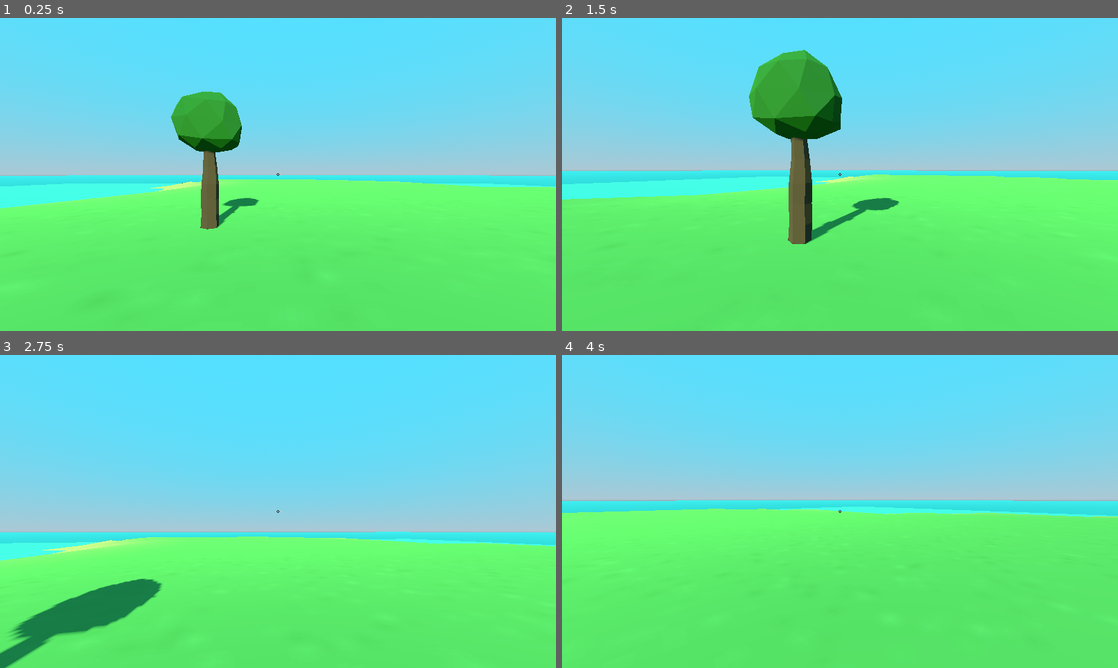
Above: before the commit, frames 1-4 (two rows, left to right).
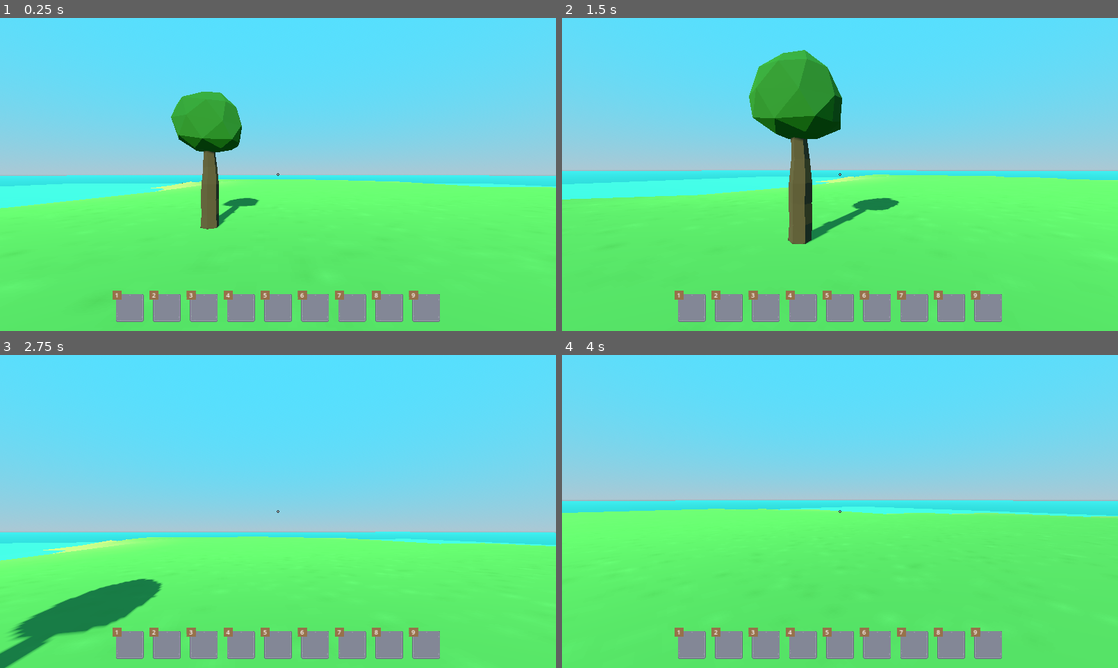
Above: after the commit, the same moments.

Repository: jrenato/survival_game
Game: Godot game, scene res://Game/main_game.tscn
Two runs of this game, one before a commit and one after it. Both use one fixed random seed, a clock stepped at 60 frames per second and the inputs below.
Inputs (mouse positions are in pixels of both pictures, inside the frame that each line leads up to):
- Up to frame 1 (0.25 s): no input
- Up to frame 2 (1.5 s): tap Enter at 0.5 s; move the mouse to (867, 174) at 0.52 s; hold W (move_forward) from 0.53 s (still down); tap E (interact) at 0.6 s; click (867, 174) at 0.67 s; tap Space (jump) at 0.77 s; move the mouse to (812, 174) at 1.27 s; tap Shift (sprint) at 1.35 s; click (812, 174) at 1.42 s
- Up to frame 3 (2.75 s): keep holding W (move_forward); tap Space (jump) at 1.52 s; move the mouse to (289, 505) at 2.02 s; tap E (interact) at 2.1 s; click (289, 505) at 2.17 s
- Up to frame 4 (4 s): keep holding W (move_forward); move the mouse to (834, 517) at 2.77 s; tap Shift (sprint) at 2.85 s; click (834, 517) at 2.92 s; tap Space (jump) at 3.02, 3.77 s; move the mouse to (878, 514) at 3.52 s; tap E (interact) at 3.6 s; click (878, 514) at 3.67 s

The runs differ from the first frame. In frame 1, 4.3% of the frame differs, in the area x 20-80%, y 87-98%; in frame 2, 4.3%; in frame 3, 4.3%; in frame 4, 4.3%.

Commit message:
Added hotbar

Diff:
--- a/Game/Managers/inventory_manager.gd
+++ b/Game/Managers/inventory_manager.gd
@@ -1,9 +1,10 @@
 extends Node
 
-
 const INVENTORY_SIZE: int = 28
+const HOTBAR_SIZE: int = 9
 
 var inventory: Array = []
+var hotbar: Array = []
 
 
 func _enter_tree() -> void:
@@ -15,6 +16,9 @@
 
 func _ready() -> void:
 	inventory.resize(INVENTORY_SIZE)
+	hotbar.resize(HOTBAR_SIZE)
+
+	inventory[0] = ItemConfig.Keys.AXE
 
 
 func add_item(item_key: ItemConfig.Keys) -> void:
@@ -36,6 +40,10 @@
 	EventSystem.inventory_updated.emit(inventory)
 
 
+func update_hotbar() -> void:
+	EventSystem.hotbar_updated.emit(hotbar)
+
+
 func _on_tried_to_pick_item(item_key: ItemConfig.Keys, destroy_pickupable: Callable) -> void:
 	if not inventory.count(null):
 		return
@@ -48,11 +56,22 @@
 	update_inventory()
 
 
-func _on_switched_two_items(index_1: ItemConfig.Keys, index_2: ItemConfig.Keys) -> void:
-	var item_key_1: int = inventory[index_1]
-	inventory[index_1] = inventory[index_2]
-	inventory[index_2] = item_key_1
-	EventSystem.inventory_updated.emit(inventory)
+func _on_switched_two_items(index_1: int, from_hotbar: bool, index_2: int, to_hotbar: bool) -> void:
+	var item_1: Variant = inventory[index_1] if not from_hotbar else hotbar[index_1]
+	var item_2: Variant = inventory[index_2] if not to_hotbar else hotbar[index_2]
+
+	if not from_hotbar:
+		inventory[index_1] = item_2
+	else:
+		hotbar[index_1] = item_2
+
+	if not to_hotbar:
+		inventory[index_2] = item_1
+	else:
+		hotbar[index_2] = item_1
+
+	update_inventory()
+	update_hotbar()
 
 
 func _on_added_item(item_key: ItemConfig.Keys) -> void:
--- a/Game/event_system.gd
+++ b/Game/event_system.gd
@@ -13,10 +13,13 @@
 signal tried_to_pick_item
 signal inventory_update_requested
 signal inventory_updated(inventory: Array)
-signal switched_two_items(index_1: ItemConfig.Keys, index_2: ItemConfig.Keys)
+signal switched_two_items(index_1: int, from_hotbar: bool, index_2: int, to_hotbar: bool)
 signal crafted_item(item_key: ItemConfig.Keys)
 signal added_item(item_key: ItemConfig.Keys)
 signal removed_item(item_key: ItemConfig.Keys)
+
+# Hotbar
+signal hotbar_updated(hotbar: Array)
 
 ## Interaction
 signal tried_to_interact
--- a/Resources/ItemResources/axe_item_resource.tres
+++ b/Resources/ItemResources/axe_item_resource.tres
@@ -9,3 +9,4 @@
 display_name = "Axe"
 icon = ExtResource("1_8nwob")
 description = "A handmade axe"
+is_equipable = true
--- a/Resources/ItemResources/item_resource.gd
+++ b/Resources/ItemResources/item_resource.gd
@@ -4,3 +4,4 @@
 @export var display_name: String = "Item Name"
 @export var icon: Texture2D
 @export_multiline var description: String = ""
+@export var is_equipable: bool = false
--- a/UI/Bulletins/PlayerMenus/player_menu_base.gd
+++ b/UI/Bulletins/PlayerMenus/player_menu_base.gd
@@ -19,6 +19,12 @@
 		if inventory_slot is InventorySlot:
 			inventory_slot.mouse_entered.connect(_on_inventory_slot_mouse_entered.bind(inventory_slot))
 			inventory_slot.mouse_exited.connect(_on_inventory_slot_mouse_exited)
+
+	var hotbar_container: HBoxContainer = get_tree().get_first_node_in_group("hotbar_container")
+	if hotbar_container:
+		for hotbar_slot in hotbar_container.get_children():
+			hotbar_slot.mouse_entered.connect(_on_inventory_slot_mouse_entered.bind(hotbar_slot))
+			hotbar_slot.mouse_exited.connect(_on_inventory_slot_mouse_exited)
 
 
 func close() -> void:
--- a/UI/Bulletins/PlayerMenus/player_menu_base.tscn
+++ b/UI/Bulletins/PlayerMenus/player_menu_base.tscn
@@ -28,12 +28,14 @@
 events = [SubResource("InputEventKey_r2klu"), SubResource("InputEventKey_3opby")]
 
 [node name="PlayerMenuBase" type="Control"]
+z_index = -1
 layout_mode = 3
 anchors_preset = 15
 anchor_right = 1.0
 anchor_bottom = 1.0
 grow_horizontal = 2
 grow_vertical = 2
+mouse_filter = 2
 script = ExtResource("1_d6qou")
 
 [node name="MarginContainer" type="MarginContainer" parent="."]
@@ -43,6 +45,7 @@
 anchor_bottom = 1.0
 grow_horizontal = 2
 grow_vertical = 2
+mouse_filter = 2
 theme_override_constants/margin_left = 32
 theme_override_constants/margin_top = 32
 theme_override_constants/margin_right = 32
--- /dev/null
+++ b/UI/CustomNodes/hot_bar_slot.gd
@@ -0,0 +1,15 @@
+class_name HotBarSlot extends InventorySlot
+
+
+@onready var num_label: Label = %NumLabel
+
+
+func _ready() -> void:
+	num_label.text = str(get_index() + 1)
+
+
+func _can_drop_data(at_position: Vector2, origin_slot: Variant) -> bool:
+	if not origin_slot is InventorySlot:
+		return false
+
+	return ItemConfig.get_item_resource(origin_slot.item_key).is_equipable
--- /dev/null
+++ b/UI/CustomNodes/hot_bar_slot.tscn
@@ -0,0 +1,32 @@
+[gd_scene load_steps=5 format=3 uid="uid://cqsf0x44d2kwe"]
+
+[ext_resource type="PackedScene" uid="uid://txw4c7b7vivl" path="res://UI/CustomNodes/inventory_slot.tscn" id="1_adw8x"]
+[ext_resource type="Texture2D" uid="uid://8mwiciu5dy4n" path="res://Assets/textures/panel_blue.png" id="2_2je8u"]
+[ext_resource type="Texture2D" uid="uid://d3nwhjfo3sovp" path="res://Assets/textures/panelInset_brown.png" id="3_8gv7i"]
+[ext_resource type="Script" path="res://UI/CustomNodes/hot_bar_slot.gd" id="3_teo1r"]
+
+[node name="HotBarSlot" instance=ExtResource("1_adw8x")]
+texture = ExtResource("2_2je8u")
+script = ExtResource("3_teo1r")
+
+[node name="NumTextureRect" type="TextureRect" parent="." index="1"]
+custom_minimum_size = Vector2(32, 32)
+layout_mode = 0
+offset_left = -12.0
+offset_top = -12.0
+offset_right = 20.0
+offset_bottom = 20.0
+texture = ExtResource("3_8gv7i")
+expand_mode = 1
+
+[node name="NumLabel" type="Label" parent="NumTextureRect" index="0"]
+unique_name_in_owner = true
+layout_mode = 1
+anchors_preset = 15
+anchor_right = 1.0
+anchor_bottom = 1.0
+grow_horizontal = 2
+grow_vertical = 2
+theme_override_font_sizes/font_size = 22
+horizontal_alignment = 1
+vertical_alignment = 1
--- a/UI/CustomNodes/inventory_slot.gd
+++ b/UI/CustomNodes/inventory_slot.gd
@@ -39,8 +39,16 @@
 
 
 func _can_drop_data(at_position: Vector2, origin_slot: Variant) -> bool:
+	if item_key != null and origin_slot is HotBarSlot:
+		return ItemConfig.get_item_resource(item_key).is_equipable
+
 	return origin_slot is InventorySlot
 
 
 func _drop_data(at_position: Vector2, origin_slot: Variant) -> void:
-	EventSystem.switched_two_items.emit(origin_slot.get_index(), get_index())
+	EventSystem.switched_two_items.emit(
+		origin_slot.get_index(),
+		origin_slot is HotBarSlot,
+		get_index(),
+		self is HotBarSlot
+	)
--- /dev/null
+++ b/UI/HUD/hot_bar_container.gd
@@ -0,0 +1,10 @@
+extends HBoxContainer
+
+
+func _enter_tree() -> void:
+	EventSystem.hotbar_updated.connect(_on_hotbar_updated)
+
+
+func _on_hotbar_updated(hotbar: Array) -> void:
+	for hotbar_slot in get_children():
+		hotbar_slot.set_item_key(hotbar[hotbar_slot.get_index()])
--- a/UI/HUD/hud.tscn
+++ b/UI/HUD/hud.tscn
@@ -1,7 +1,9 @@
-[gd_scene load_steps=3 format=3 uid="uid://bllps4g7wx4gj"]
+[gd_scene load_steps=5 format=3 uid="uid://bllps4g7wx4gj"]
 
 [ext_resource type="Texture2D" uid="uid://22dlyrmf5b7w" path="res://Assets/icons/hand_point.png" id="1_3olym"]
 [ext_resource type="Script" path="res://UI/HUD/hud.gd" id="1_atfpo"]
+[ext_resource type="Script" path="res://UI/HUD/hot_bar_container.gd" id="3_kk513"]
+[ext_resource type="PackedScene" uid="uid://cqsf0x44d2kwe" path="res://UI/CustomNodes/hot_bar_slot.tscn" id="3_mnxsj"]
 
 [node name="HUD" type="Control"]
 layout_mode = 3
@@ -27,3 +29,49 @@
 grow_horizontal = 2
 grow_vertical = 2
 texture = ExtResource("1_3olym")
+
+[node name="MarginContainer" type="MarginContainer" parent="."]
+layout_mode = 1
+anchors_preset = 15
+anchor_right = 1.0
+anchor_bottom = 1.0
+grow_horizontal = 2
+grow_vertical = 2
+theme_override_constants/margin_left = 32
+theme_override_constants/margin_top = 32
+theme_override_constants/margin_right = 32
+theme_override_constants/margin_bottom = 32
+
+[node name="HotBarContainer" type="HBoxContainer" parent="MarginContainer" groups=["hotbar_container"]]
+layout_mode = 2
+size_flags_vertical = 8
+theme_override_constants/separation = 32
+alignment = 1
+script = ExtResource("3_kk513")
+
+[node name="HotBarSlot" parent="MarginContainer/HotBarContainer" instance=ExtResource("3_mnxsj")]
+layout_mode = 2
+
+[node name="HotBarSlot2" parent="MarginContainer/HotBarContainer" instance=ExtResource("3_mnxsj")]
+layout_mode = 2
+
+[node name="HotBarSlot3" parent="MarginContainer/HotBarContainer" instance=ExtResource("3_mnxsj")]
+layout_mode = 2
+
+[node name="HotBarSlot4" parent="MarginContainer/HotBarContainer" instance=ExtResource("3_mnxsj")]
+layout_mode = 2
+
+[node name="HotBarSlot5" parent="MarginContainer/HotBarContainer" instance=ExtResource("3_mnxsj")]
+layout_mode = 2
+
+[node name="HotBarSlot6" parent="MarginContainer/HotBarContainer" instance=ExtResource("3_mnxsj")]
+layout_mode = 2
+
+[node name="HotBarSlot7" parent="MarginContainer/HotBarContainer" instance=ExtResource("3_mnxsj")]
+layout_mode = 2
+
+[node name="HotBarSlot8" parent="MarginContainer/HotBarContainer" instance=ExtResource("3_mnxsj")]
+layout_mode = 2
+
+[node name="HotBarSlot9" parent="MarginContainer/HotBarContainer" instance=ExtResource("3_mnxsj")]
+layout_mode = 2
